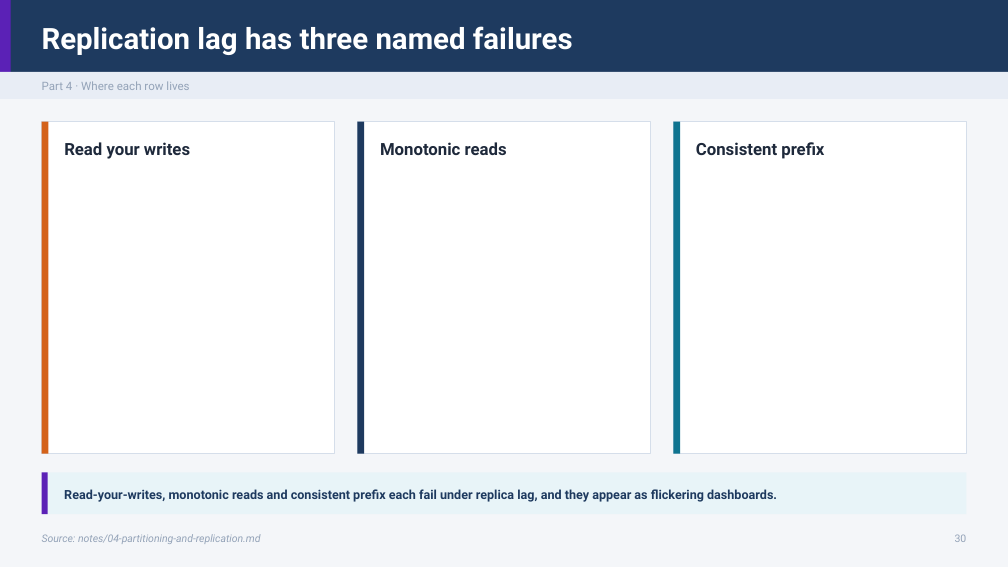
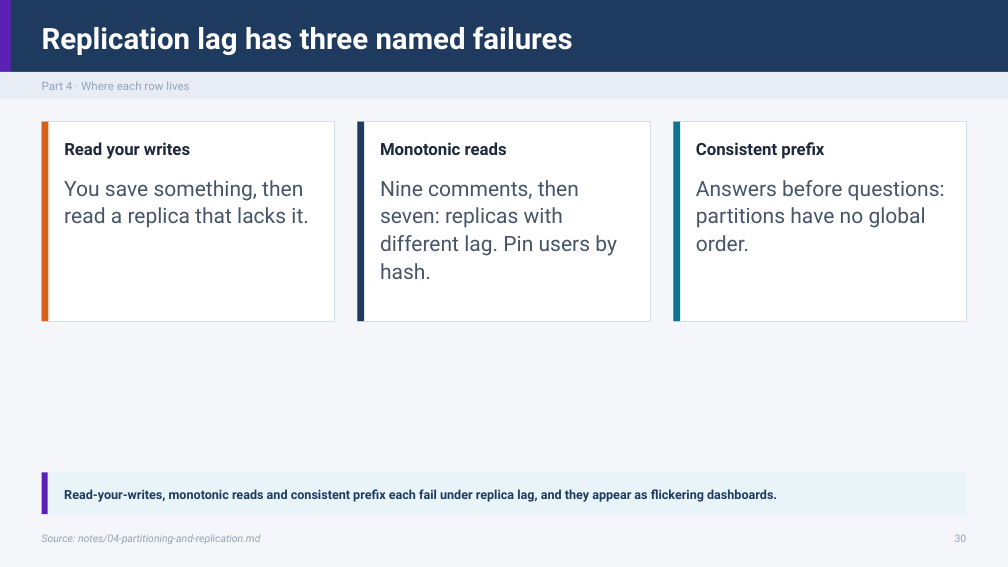
Before and after one commit to ramseywise/learn-ai-engineering, a slide deck: slide 30 of data-engineering/01-storage-and-compute-foundations/slides/storage-and-compute-foundations.pptx. Drawn at 1008x567 pixels with LibreOffice and Linux fonts; fonts in the diff are those of the drawing. Boxes give left, top, right and bottom in pixels: in the first picture for what was removed or moved away, otherwise in the second. Text is boxed around its words. In the diff, an @@ line names an element or a change of style, - is before the commit and + after.

```diff
--- a/data-engineering/01-storage-and-compute-foundations/slides/storage-and-compute-foundations.pptx
+++ b/data-engineering/01-storage-and-compute-foundations/slides/storage-and-compute-foundations.pptx
@@ rectangle: place and size @@
-rectangle at (42,122,335,454)
+rectangle at (42,122,335,321)
@@ rectangle: place and size @@
-rectangle at (42,122,48,454)
+rectangle at (42,122,48,321)
@@ rectangle: place and size @@
-rectangle at (358,122,651,454)
+rectangle at (358,122,651,321)
@@ rectangle: place and size @@
-rectangle at (358,122,364,454)
+rectangle at (358,122,364,321)
@@ rectangle: place and size @@
-rectangle at (674,122,967,454)
+rectangle at (674,122,967,321)
@@ rectangle: place and size @@
-rectangle at (674,122,681,454)
+rectangle at (674,122,681,321)
@@ text added at (64,180,309,228), 20 pt, text #475569 @@
+You save something, then read a replica that lacks it.
@@ text added at (380,180,617,279), 20 pt, text #475569 @@
+Nine comments, then seven: replicas with different lag. Pin users by hash.
@@ text added at (696,180,945,251), 20 pt, text #475569 @@
+Answers before questions: partitions have no global order.
```
Also in this commit, not shown: 2 other slides changed, 1 slide added, 43 other files.
